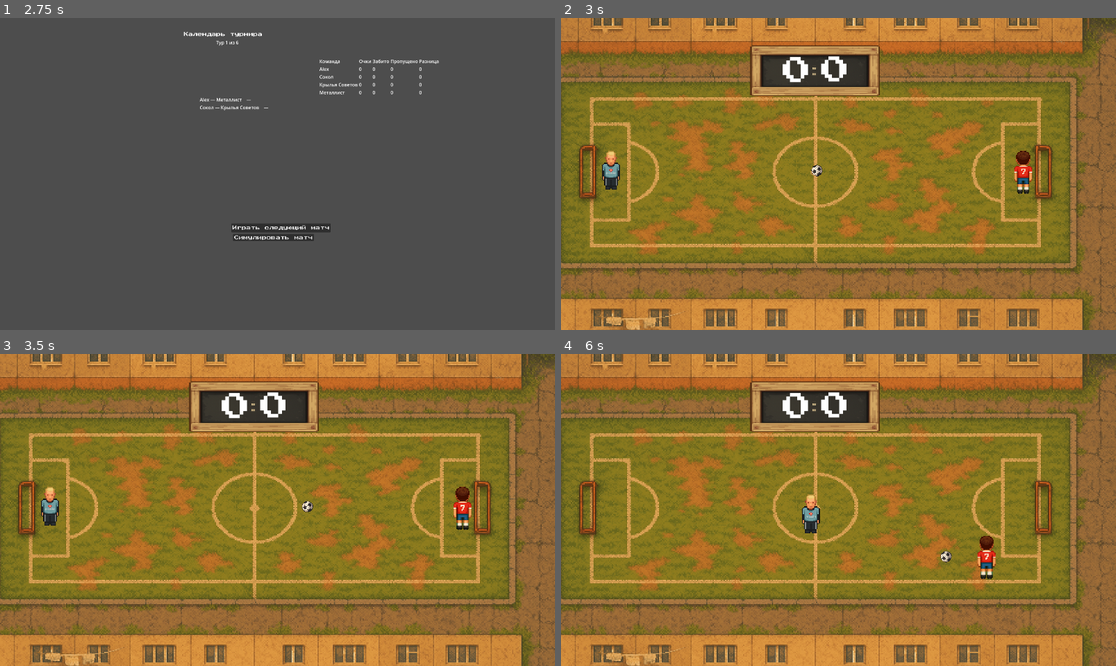
Above: before the commit, frames 1-4 (two rows, left to right).
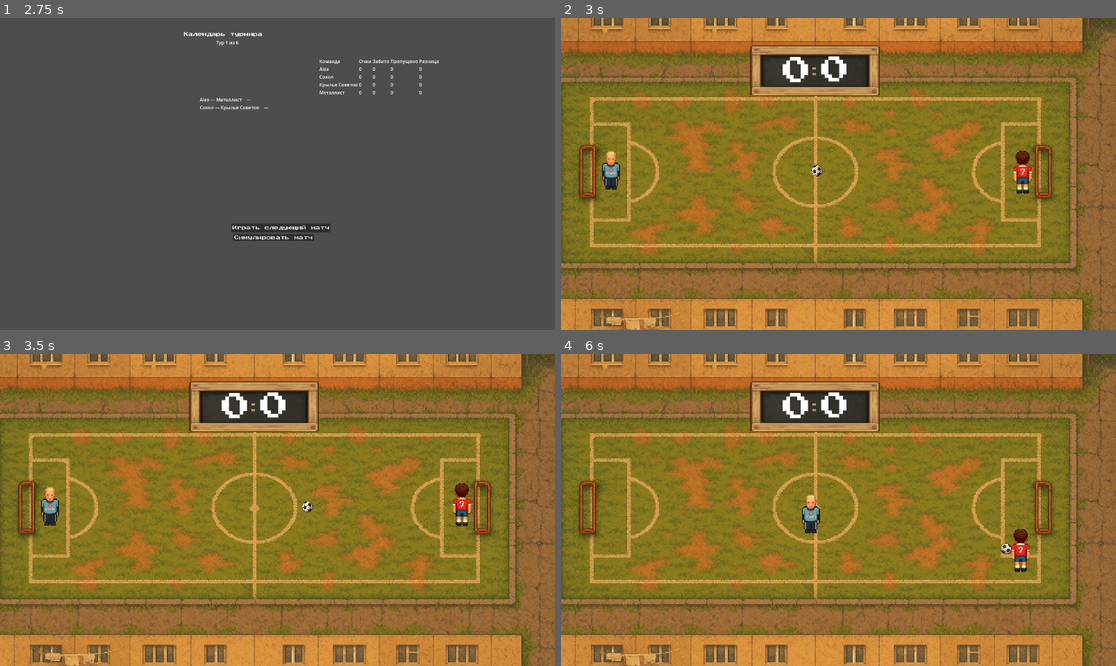
Above: after the commit, the same moments.

Repository: supervi5w4/footballpong
Game: Godot game, scene res://scenes/menu.tscn
The game is run twice, just before and just after one commit, with the same random seed, the same clock (stepped at 60 frames per second) and the same inputs.
Inputs (mouse positions are in pixels of both pictures, inside the frame that each line leads up to):
- Up to frame 1 (2.75 s): click "Турнир" at 0.5 s; click (277, 192) at 1.27 s; type "Alex" at 1.35 s; click "Начать турнир" at 2 s
- Up to frame 2 (3 s): click "Играть следующий матч" at 2.75 s
- Up to frame 3 (3.5 s): no input
- Up to frame 4 (6 s): hold Right (ui_right) 3.53-4.28 s; hold Down (ui_down) 4.28-5.03 s; hold Right (ui_right) 5.03-5.78 s; hold Up (ui_up) from 5.78 s (still down)

Frame 1 is identical in both runs. In frame 2, 0.1% of the frame differs, in the area x 81-85%, y 42-57%; in frame 3, 0.3%; in frame 4, 0.8%, in the area x 68-85%, y 56-73%.

Commit message:
Rebalance bot strength distribution

Diff:
--- a/scenes/tournament_menu.gd
+++ b/scenes/tournament_menu.gd
@@ -7,35 +7,35 @@
 # ► Пул 30 советских клубов + коэффициент силы
 var bot_pool: Array = [
 	{"name":"Спартак", "strength": 1.00},
-	{"name":"ЦСКА", "strength": 0.95},
-	{"name":"Зенит", "strength": 0.92},
+	{"name":"ЦСКА", "strength": 0.97},
+	{"name":"Зенит", "strength": 0.94},
 	{"name":"Динамо Москва", "strength": 0.91},
-	{"name":"Динамо Киев", "strength": 0.91},
-	{"name":"Шахтёр", "strength": 0.90},
-	{"name":"Торпедо", "strength": 0.88},
-	{"name":"Локомотив", "strength": 0.87},
-	{"name":"Динамо Минск", "strength": 0.85},
-	{"name":"Днепр", "strength": 0.85},
-	{"name":"Нефтчи", "strength": 0.84},
-	{"name":"Кайрат", "strength": 0.83},
-	{"name":"Черноморец", "strength": 0.82},
-	{"name":"Арарат", "strength": 0.82},
-	{"name":"Пахтакор", "strength": 0.81},
-	{"name":"Заря", "strength": 0.80},
-	{"name":"Металлист", "strength": 0.80},
-	{"name":"Ростсельмаш", "strength": 0.79},
-	{"name":"Кубань", "strength": 0.78},
-	{"name":"Уралмаш", "strength": 0.78},
-	{"name":"СКА Ростов", "strength": 0.77},
-	{"name":"Таврия", "strength": 0.77},
-	{"name":"Жальгирис", "strength": 0.76},
-	{"name":"Крылья Советов", "strength": 0.76},
-	{"name":"Сокол", "strength": 0.75},
-	{"name":"Анжи", "strength": 0.75},
-	{"name":"Судостроитель", "strength": 0.74},
-	{"name":"Нистру", "strength": 0.74},
-	{"name":"Спартак Орёл", "strength": 0.73},
-	{"name":"Металлург Зап.", "strength": 0.72},
+	{"name":"Динамо Киев", "strength": 0.88},
+	{"name":"Шахтёр", "strength": 0.84},
+	{"name":"Торпедо", "strength": 0.81},
+	{"name":"Локомотив", "strength": 0.78},
+	{"name":"Динамо Минск", "strength": 0.75},
+	{"name":"Днепр", "strength": 0.72},
+	{"name":"Нефтчи", "strength": 0.69},
+	{"name":"Кайрат", "strength": 0.66},
+	{"name":"Черноморец", "strength": 0.63},
+	{"name":"Арарат", "strength": 0.60},
+	{"name":"Пахтакор", "strength": 0.57},
+	{"name":"Заря", "strength": 0.53},
+	{"name":"Металлист", "strength": 0.50},
+	{"name":"Ростсельмаш", "strength": 0.47},
+	{"name":"Кубань", "strength": 0.44},
+	{"name":"Уралмаш", "strength": 0.41},
+	{"name":"СКА Ростов", "strength": 0.38},
+	{"name":"Таврия", "strength": 0.35},
+	{"name":"Жальгирис", "strength": 0.32},
+	{"name":"Крылья Советов", "strength": 0.29},
+	{"name":"Сокол", "strength": 0.26},
+	{"name":"Анжи", "strength": 0.22},
+	{"name":"Судостроитель", "strength": 0.19},
+	{"name":"Нистру", "strength": 0.16},
+	{"name":"Спартак Орёл", "strength": 0.13},
+	{"name":"Металлург Зап.", "strength": 0.10},
 ]
 
 func _ready() -> void:
